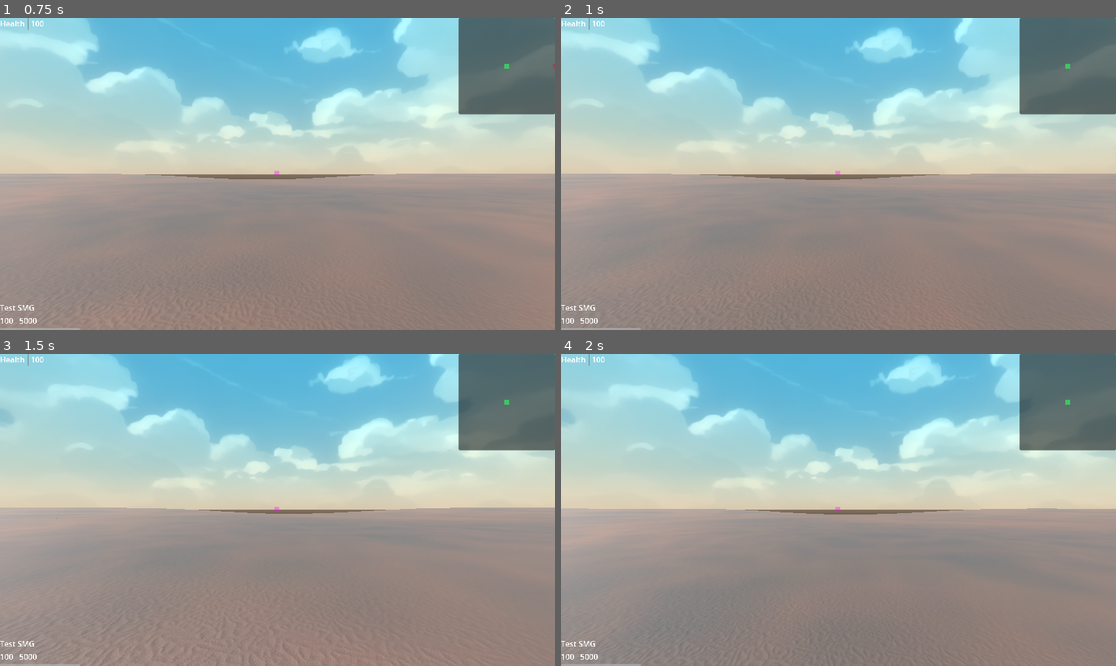
Above: before the commit, frames 1-4 (two rows, left to right).
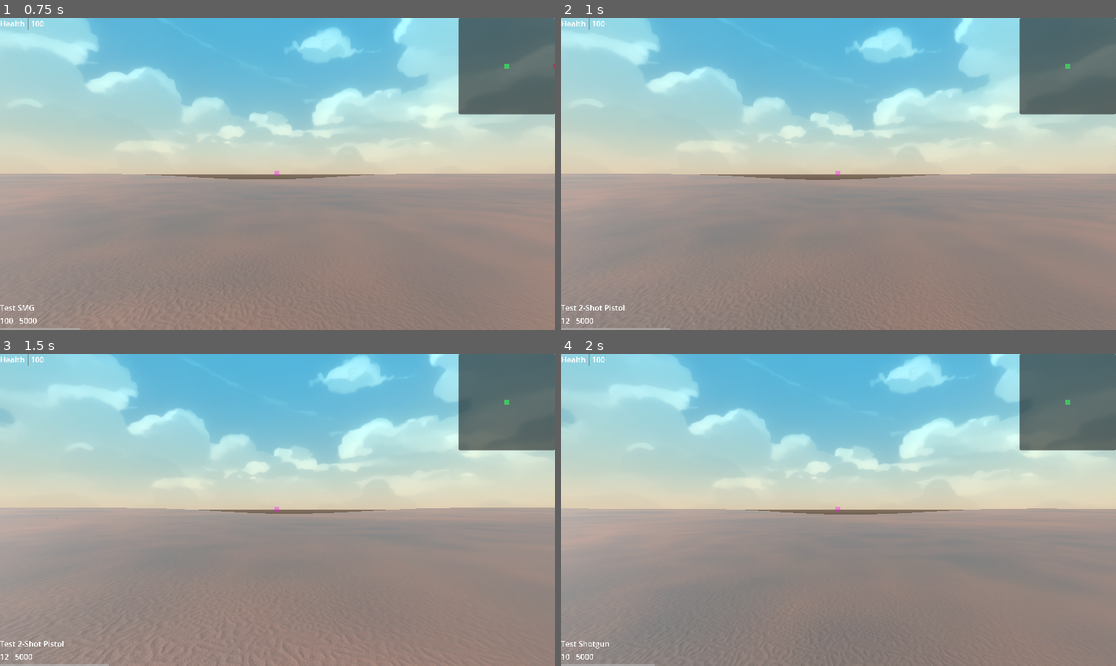
Above: after the commit, the same moments.

Repository: mabanana/FPS-Project-A
Game: Godot game, scene res://test_scene.tscn
The game is run twice, just before and just after one commit, with the same random seed, the same clock (stepped at 60 frames per second) and the same inputs.
Inputs (mouse positions are in pixels of both pictures, inside the frame that each line leads up to):
- Up to frame 1 (0.75 s): tap Enter (ui_accept) at 0.5 s; move the mouse to (305, 174) at 0.52 s; hold Up (ui_up) from 0.53 s (still down); hold 1 (hotkey_1, bound only after the commit) from 0.53 s (still down)
- Up to frame 2 (1 s): keep holding Up (ui_up); keep holding 1 (hotkey_1, bound only after the commit); tap Enter (ui_accept) at 0.77 s; tap 2 (hotkey_2, bound only after the commit) at 0.8 s
- Up to frame 3 (1.5 s): keep holding Up (ui_up); move the mouse to (249, 510) at 1.27 s; release 1 (hotkey_1, bound only after the commit) at 1.28 s; tap 2 (hotkey_2, bound only after the commit) at 1.35 s
- Up to frame 4 (2 s): keep holding Up (ui_up); tap Enter (ui_accept) at 1.52 s; tap 3 (hotkey_3, bound only after the commit) at 1.55 s

Frame 1 is identical in both runs. In frame 2, 0.2% of the frame differs, in the area x 0-20%, y 91-100%; in frame 3, 0.2%; in frame 4, less than 0.1%.

Commit message:
Add number gun swap

Diff:
--- a/gun_slot.gd
+++ b/gun_slot.gd
@@ -119,7 +119,7 @@
 	# Actions
 	if len(core.inventory.guns) > 0:
 		if context == contexts.gun_swap_started:
-			_set_active_gun(core.inventory.active_gun_index)
+			_set_active_gun(core.inventory.active_gun_index, payload["is_cycle"], payload["prev_index"])
 		if core.player.is_ads:
 			set_camera_zoom(active_gun.metadata.zoom, true)
 		else:
@@ -156,13 +156,25 @@
 		core.inventory.active_gun_index -= 1
 	core_changed.emit(contexts.none, null)
 
-func _set_active_gun(index: int) -> void:
-	var new_index = index if index <= len(core.inventory.guns) - 1 and index >= 0 else 0
+func _next_active_gun() -> void:
+	var new_index = core.inventory.active_gun_index + 1
+	if new_index > len(core.inventory.guns) - 1:
+		new_index =  0
 	reset_gun_slot()
 	core.inventory.active_gun_index = new_index
 	active_gun = core.inventory.active_gun
-	print(core.inventory.active_gun_index, core.inventory.active_gun)
+	core_changed.emit(contexts.none, null)
 
+func _set_active_gun(index: int, is_cycle: bool = false, prev_index: int = 0) -> void:
+	var new_index = index if index >= 0 else 0
+	if new_index > len(core.inventory.guns) - 1:
+		if is_cycle:
+			new_index = 0
+		else:
+			new_index = prev_index
+	reset_gun_slot()
+	core.inventory.active_gun_index = new_index
+	active_gun = core.inventory.active_gun
 	core_changed.emit(contexts.none, null)
 
 func _drop_gun_on_map(active_gun: GunModel, payload: Dictionary) -> void:
--- a/player.gd
+++ b/player.gd
@@ -60,7 +60,6 @@
 		else:
 			Input.set_mouse_mode(Input.MOUSE_MODE_CAPTURED)
 	# Button Inputs
-	# TODO: add number button weapon swap
 	elif event.is_action_pressed("reload"):
 		if gun_slot.active_gun:
 			set_action_state(PlayerModel.ActionState.reloading)
@@ -76,7 +75,15 @@
 			print("Nothing to interact with...")
 	elif event.is_action_pressed("cycle_inventory"):
 		set_action_state(PlayerModel.ActionState.idling)
-		set_active_gun(core.inventory.active_gun_index + 1)
+		set_active_gun_index(0, true)
+	elif event.is_action_pressed("hotkey_1"):
+		set_active_gun_index(0)
+	elif event.is_action_pressed("hotkey_2"):
+		set_active_gun_index(1)
+	elif event.is_action_pressed("hotkey_3"):
+		set_active_gun_index(2)
+	elif event.is_action_pressed("hotkey_4"):
+		set_active_gun_index(3)
 	elif event.is_action_pressed("ui_accept"):
 		set_jump(true)
 	elif event.is_action_pressed("sprint"):
@@ -166,11 +173,12 @@
 		jump_cd.reset_cd()
 	core_changed.emit(contexts.none, null)
 
-func set_active_gun(index: int):
+func set_active_gun_index(index: int, is_cycle: bool = false):
+	var prev_index = core.inventory.active_gun_index
 	if core.inventory.active_gun_index == index:
 		return
 	core.inventory.active_gun_index = index
-	core_changed.emit(contexts.gun_swap_started, null)
+	core_changed.emit(contexts.gun_swap_started, {"is_cycle": is_cycle, "prev_index" : prev_index})
 
 func set_action_state(state: PlayerModel.ActionState):
 	if core.player.action_state == state:
--- a/project.godot
+++ b/project.godot
@@ -84,6 +84,26 @@
 "events": [Object(InputEventKey,"resource_local_to_scene":false,"resource_name":"","device":-1,"window_id":0,"alt_press …(195 unchanged characters)…
 ]
 }
+hotkey_1={
+"deadzone": 0.5,
+"events": [Object(InputEventKey,"resource_local_to_scene":false,"resource_name":"","device":-1,"window_id":0,"alt_pressed":false,"shift_pressed":false,"ctrl_pressed":false,"meta_pressed":false,"pressed":false,"keycode":0,"physical_keycode":49,"key_label":0,"unicode":49,"location":0,"echo":false,"script":null)
+]
+}
+hotkey_2={
+"deadzone": 0.5,
+"events": [Object(InputEventKey,"resource_local_to_scene":false,"resource_name":"","device":-1,"window_id":0,"alt_pressed":false,"shift_pressed":false,"ctrl_pressed":false,"meta_pressed":false,"pressed":false,"keycode":0,"physical_keycode":50,"key_label":0,"unicode":50,"location":0,"echo":false,"script":null)
+]
+}
+hotkey_3={
+"deadzone": 0.5,
+"events": [Object(InputEventKey,"resource_local_to_scene":false,"resource_name":"","device":-1,"window_id":0,"alt_pressed":false,"shift_pressed":false,"ctrl_pressed":false,"meta_pressed":false,"pressed":false,"keycode":0,"physical_keycode":51,"key_label":0,"unicode":51,"location":0,"echo":false,"script":null)
+]
+}
+hotkey_4={
+"deadzone": 0.5,
+"events": [Object(InputEventKey,"resource_local_to_scene":false,"resource_name":"","device":-1,"window_id":0,"alt_pressed":false,"shift_pressed":false,"ctrl_pressed":false,"meta_pressed":false,"pressed":false,"keycode":0,"physical_keycode":52,"key_label":0,"unicode":52,"location":0,"echo":false,"script":null)
+]
+}
 
 [rendering]
 
--- a/test_scene.gd
+++ b/test_scene.gd
@@ -41,7 +41,7 @@
 	core.inventory.guns.append(GunModel.new_with_full_ammo(1, GunMetadataModel.GunType.TEST_GUN_B))
 	core.inventory.guns.append(GunModel.new_with_full_ammo(1, GunMetadataModel.GunType.TEST_GUN_C))
 	core.inventory.guns.append(GunModel.new_with_full_ammo(1, GunMetadataModel.GunType.TEST_GUN_D))
-	core_changed.emit(contexts.gun_swap_started, null)
+	core_changed.emit(contexts.gun_swap_started, {"is_cycle": false, "prev_index" : 0})
 	# Initialize Map Model
 	for child in scene_entities.get_children():
 		child.id = core.services.generate_id()
